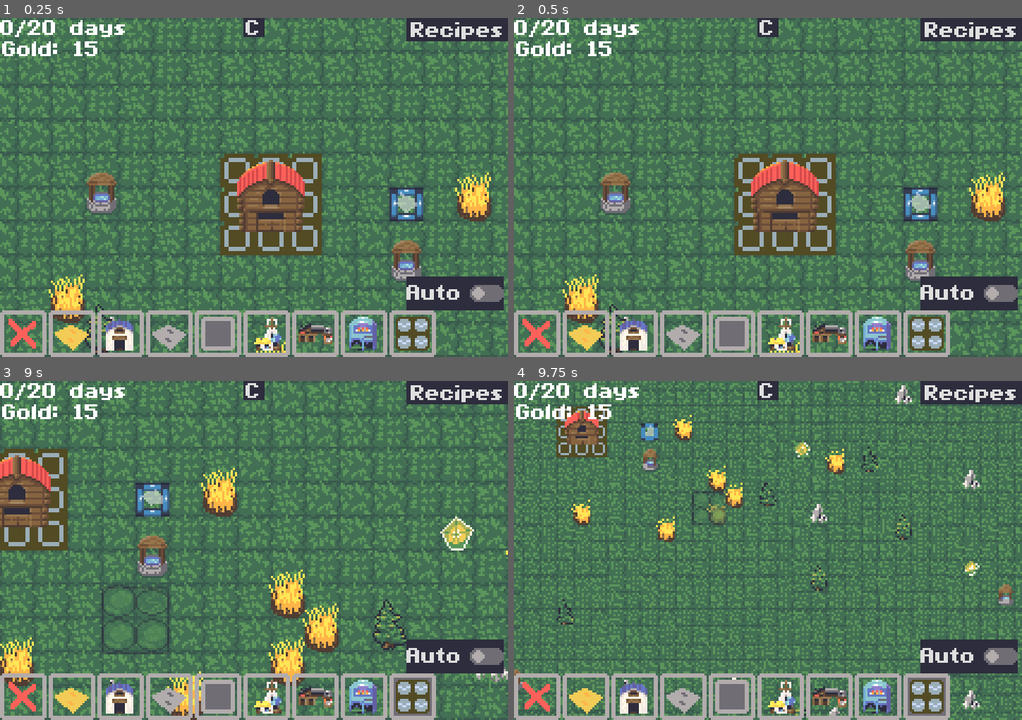
Above: before the commit, frames 1-4 (two rows, left to right).
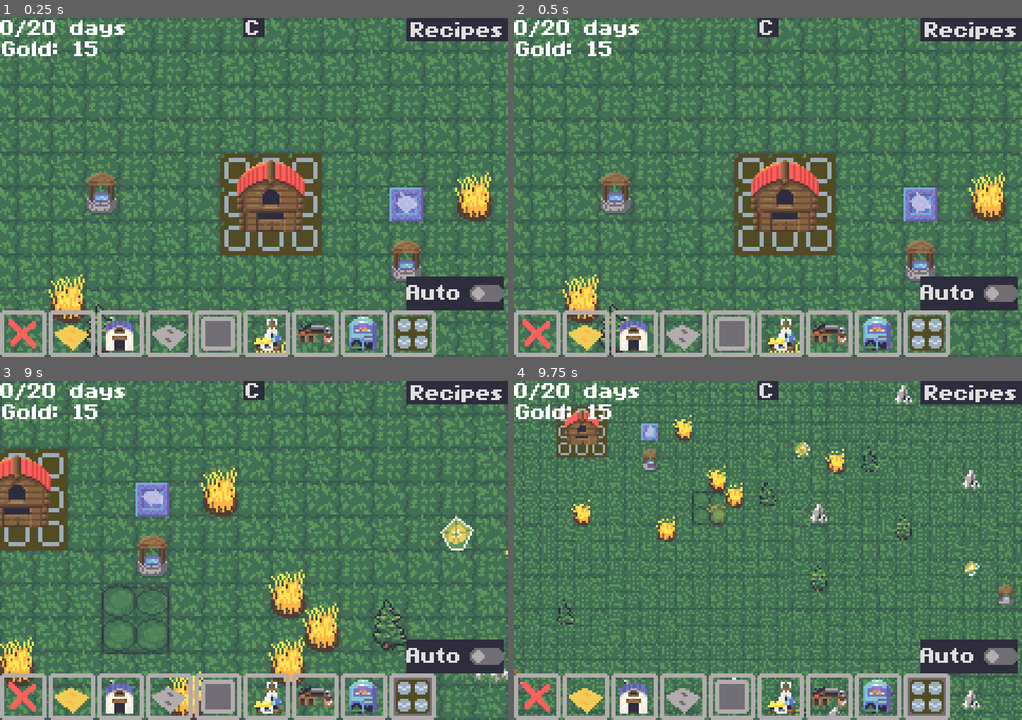
Above: after the commit, the same moments.

Repository: comfy-gamedev/ludum-dare-60
Game: Godot game, scene res://scenes/main/main.tscn
Same seed, same stepped clock (60 frames per second), same inputs: the game is played once before the commit and once after it. The engine's default icon, where the game draws it, is replaced by a stand-in: a white triangle on a blue panel in a dark square.
Inputs (mouse positions are in pixels of both pictures, inside the frame that each line leads up to):
- Up to frame 1 (0.25 s): no input
- Up to frame 2 (0.5 s): no input
- Up to frame 3 (9 s): click (25, 696) at 0.52 s; click (71, 696) at 1.27 s; click (121, 696) at 2.02 s; click (167, 696) at 2.77 s; click (218, 696) at 3.52 s; click (264, 696) at 4.27 s; click (314, 696) at 5.02 s; click (365, 696) at 5.77 s; click (411, 696) at 6.52 s; click "Recipes" at 7.25 s; move the mouse to (35, 479) at 8.02 s; hold D (pan_right) 8.03-8.78 s; hold Space (recenter) 8.03-8.78 s; click (35, 479) at 8.17 s; move the mouse to (35, 543) at 8.77 s; hold S (pan_down) from 8.78 s (still down); tap Tab (toggle_compendium) at 8.85 s; click (35, 543) at 8.92 s
- Up to frame 4 (9.75 s): move the mouse to (818, 475) at 9.52 s; release S (pan_down) at 9.53 s; hold D (pan_right) from 9.53 s (still down); hold Mouse wheel up (zoom_toggle) from 9.53 s (still down)

The runs differ from the first frame. In frame 1, 0.7% of the frame differs, in the area x 76-84%, y 50-60%; in frame 2, 0.7%; in frame 3, 0.7%, in the area x 26-34%, y 30-40%; in frame 4, 0.2%.

Commit message:
Add Objective sprites.

Diff:
--- a/entities/buildings/objective/objective.tscn
+++ b/entities/buildings/objective/objective.tscn
@@ -2,28 +2,65 @@
 
 [ext_resource type="Script" uid="uid://d1un202wp3u8x" path="res://entities/buildings/objective/objective.gd" id="1_ve3gv"]
 [ext_resource type="Resource" uid="uid://y1b2xhywjcbr" path="res://systems/crafting/items/tank.tres" id="2_44jwa"]
-[ext_resource type="Texture2D" uid="uid://biyu0bcpw1ns4" path="res://icon.svg" id="3_44jwa"]
+[ext_resource type="Texture2D" uid="uid://diqjbh4qyavyd" path="res://entities/buildings/objective/objective_sheet.png" id="3_44jwa"]
+
+[sub_resource type="AtlasTexture" id="AtlasTexture_wp025"]
+atlas = ExtResource("3_44jwa")
+region = Rect2(0, 0, 16, 16)
+
+[sub_resource type="AtlasTexture" id="AtlasTexture_7ey4u"]
+atlas = ExtResource("3_44jwa")
+region = Rect2(16, 0, 16, 16)
+
+[sub_resource type="AtlasTexture" id="AtlasTexture_f8nai"]
+atlas = ExtResource("3_44jwa")
+region = Rect2(32, 0, 16, 16)
+
+[sub_resource type="AtlasTexture" id="AtlasTexture_x8k5f"]
+atlas = ExtResource("3_44jwa")
+region = Rect2(48, 0, 16, 16)
+
+[sub_resource type="AtlasTexture" id="AtlasTexture_1ovx0"]
+atlas = ExtResource("3_44jwa")
+region = Rect2(32, 0, 16, 16)
+
+[sub_resource type="AtlasTexture" id="AtlasTexture_6iguh"]
+atlas = ExtResource("3_44jwa")
+region = Rect2(16, 0, 16, 16)
+
+[sub_resource type="SpriteFrames" id="SpriteFrames_gjsvl"]
+animations = [{
+"frames": [{
+"duration": 10.0,
+"texture": SubResource("AtlasTexture_wp025")
+}, {
+"duration": 1.0,
+"texture": SubResource("AtlasTexture_7ey4u")
+}, {
+"duration": 1.0,
+"texture": SubResource("AtlasTexture_f8nai")
+}, {
+"duration": 1.0,
+"texture": SubResource("AtlasTexture_x8k5f")
+}, {
+"duration": 1.0,
+"texture": SubResource("AtlasTexture_1ovx0")
+}, {
+"duration": 1.0,
+"texture": SubResource("AtlasTexture_6iguh")
+}],
+"loop": 1,
+"name": &"default",
+"speed": 5.0
+}]
 
 [node name="Objective" type="Node2D" unique_id=634543322]
 script = ExtResource("1_ve3gv")
 need = ExtResource("2_44jwa")
 
-[node name="Sprite2D" type="Sprite2D" parent="." unique_id=921488265]
-position = Vector2(8, 14)
-scale = Vector2(1, 0.25)
-texture = ExtResource("3_44jwa")
-
-[node name="Sprite2D2" type="Sprite2D" parent="." unique_id=298831799]
-position = Vector2(8, 2)
-scale = Vector2(1, 0.25)
-texture = ExtResource("3_44jwa")
-
-[node name="Sprite2D3" type="Sprite2D" parent="." unique_id=1384005746]
-position = Vector2(14, 8)
-scale = Vector2(0.25, 1)
-texture = ExtResource("3_44jwa")
-
-[node name="Sprite2D4" type="Sprite2D" parent="." unique_id=1197334115]
-position = Vector2(2, 8)
-scale = Vector2(0.25, 1)
-texture = ExtResource("3_44jwa")
+[node name="AnimatedSprite2D" type="AnimatedSprite2D" parent="." unique_id=1207173408]
+position = Vector2(8, 0)
+sprite_frames = SubResource("SpriteFrames_gjsvl")
+autoplay = "default"
+frame_progress = 0.17625359
+offset = Vector2(0, 8)
Binary file added: entities/buildings/objective/objective.aseprite
Binary file added: entities/buildings/objective/objective_sheet.png
Not shown, added: entities/buildings/objective/objective_sheet.png.import
